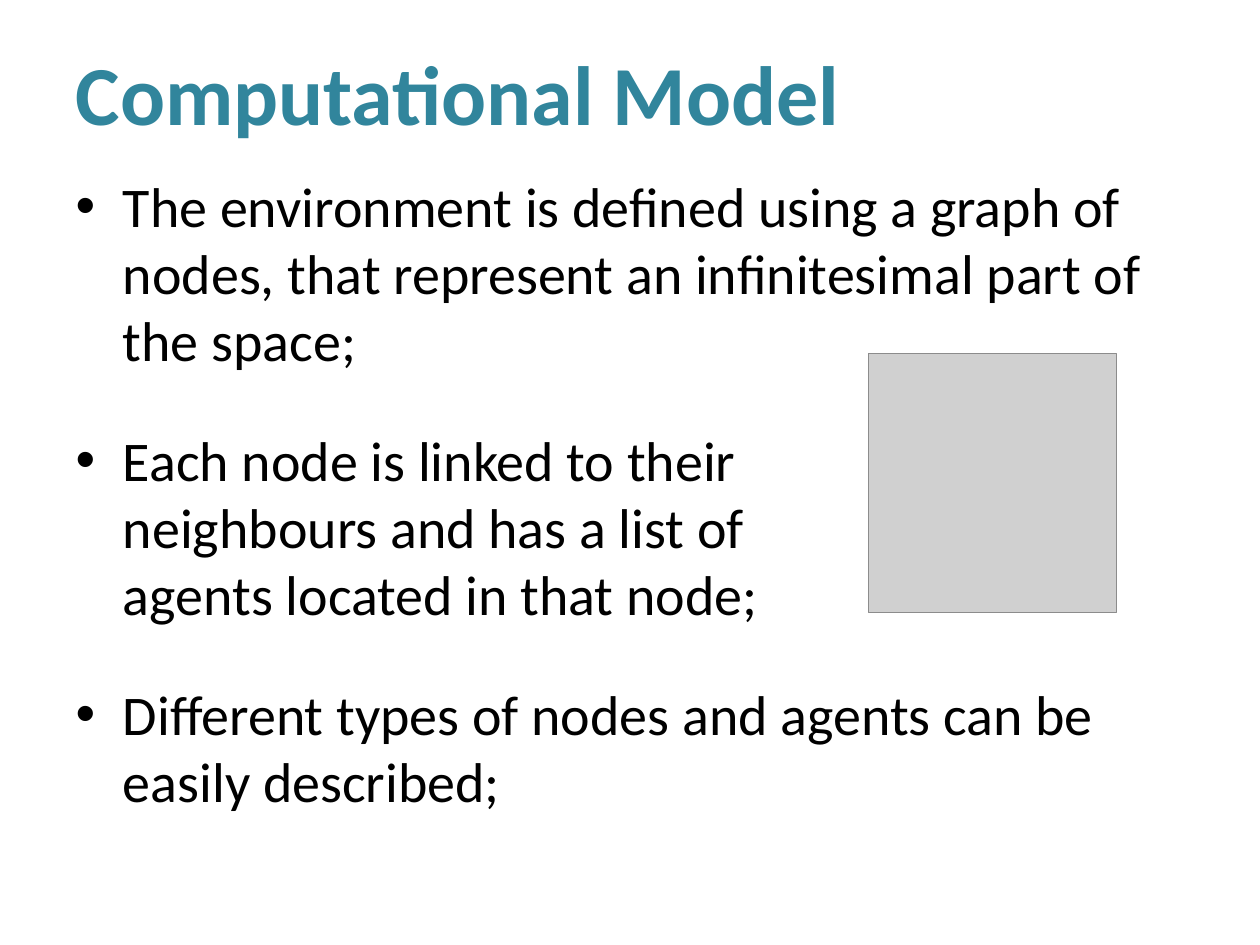
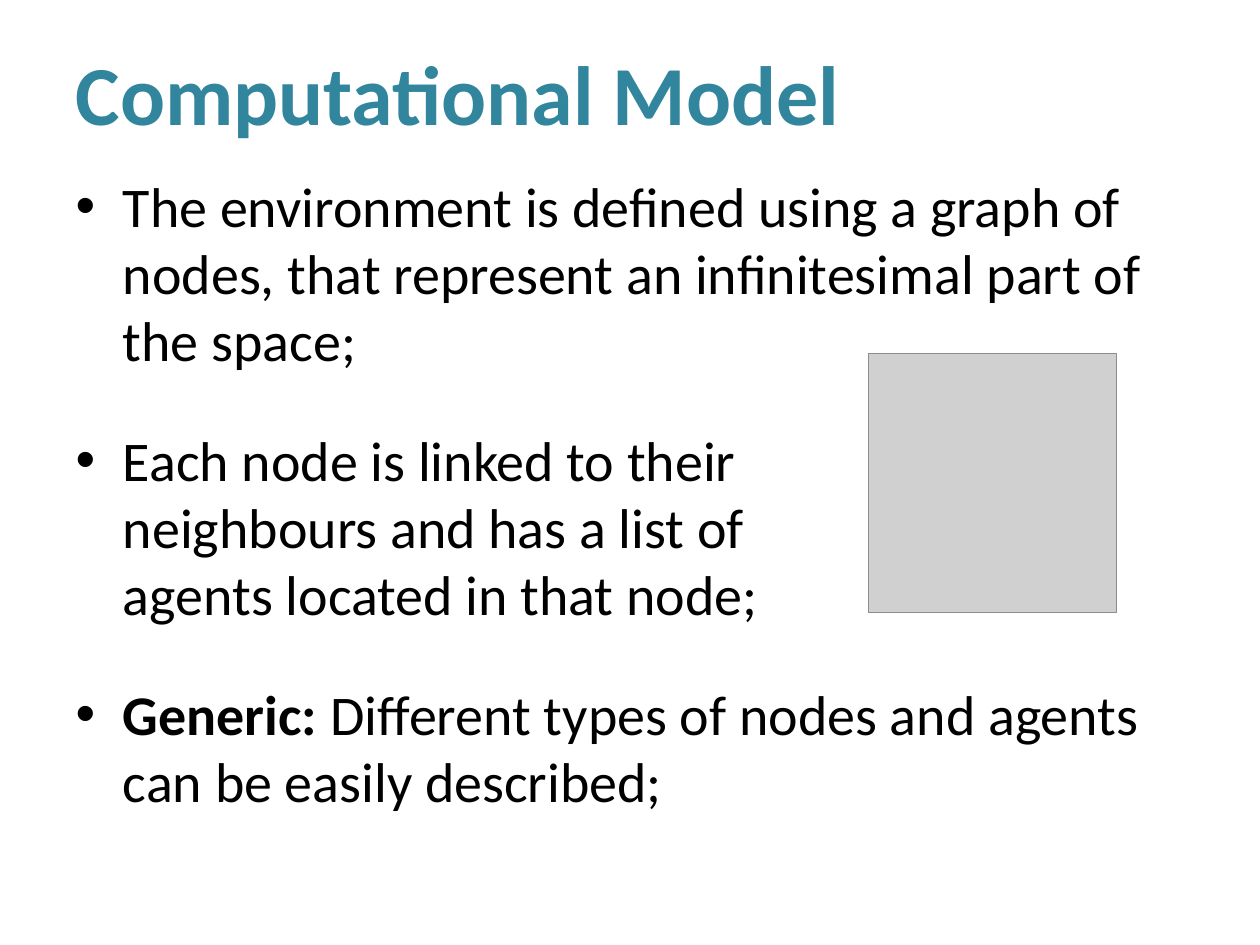
Before and after one commit to luiz-filipe/msc-project, a slide deck: slide 5 of presentation-june/Presentation.pptx. Drawn at 1260x945 pixels with LibreOffice and Linux fonts; fonts in the diff are those of the drawing; grey boxes stand for pictures; background and template pictures are left out. Boxes give left, top, right and bottom in pixels: in the first picture for what was removed or moved away, otherwise in the second. Text is boxed around its words. In the diff, an @@ line names an element or a change of style, - is before the commit and + after.

```diff
--- a/presentation-june/Presentation.pptx
+++ b/presentation-june/Presentation.pptx
@@ text at (123, 695, 1138, 811): text changed @@
-• Different types of nodes and agents can be easily described;
+• Generic: Different types of nodes and agents can be easily described;
```
Also in this commit, not shown: 4 other slides changed, 1 slide added, 1 slide removed.
